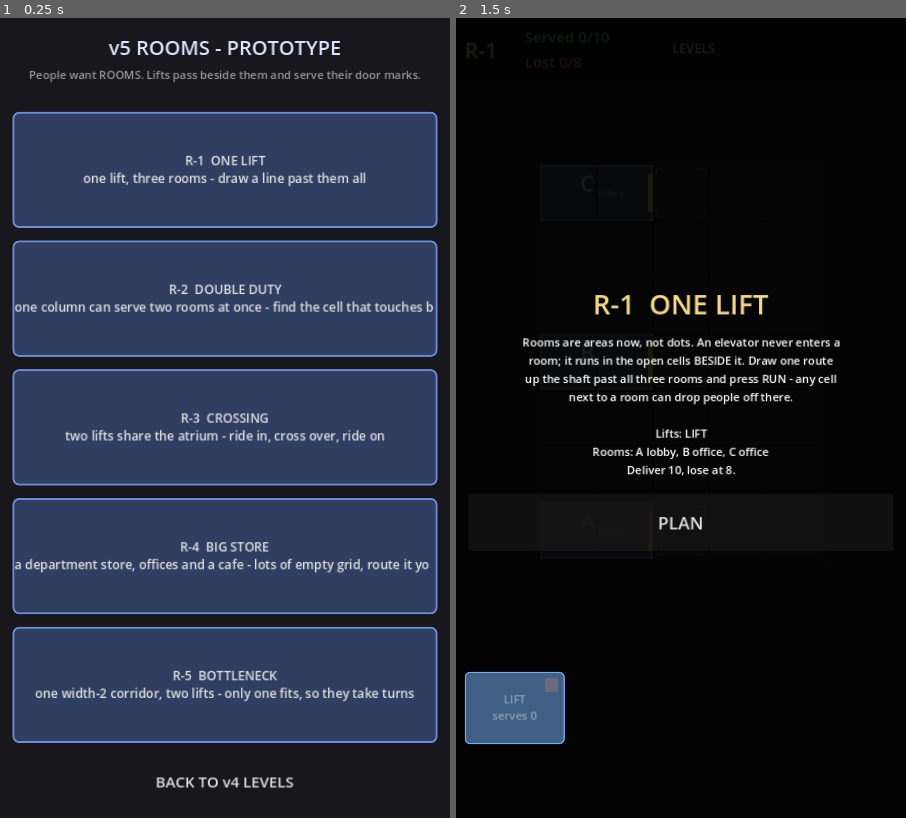
Above: before the commit, frames 1-2 (left to right).
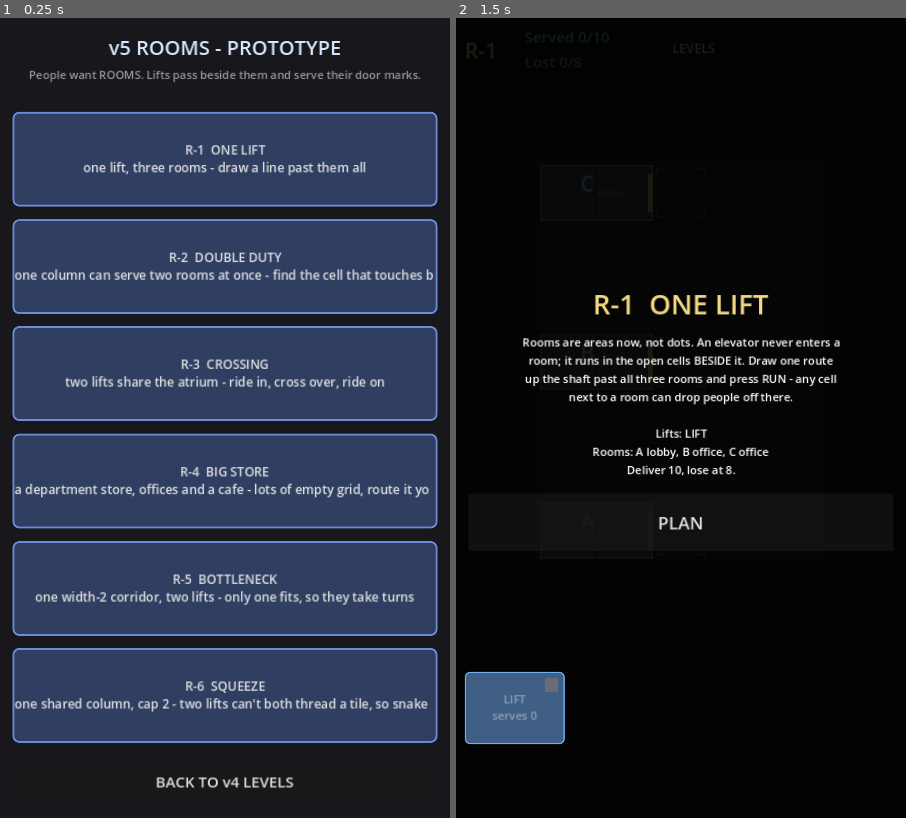
Above: after the commit, the same moments.

Repository: AlexEltonPym/elevator_game
Game: Godot game, scene res://scenes/v5_select.tscn
Same seed, same stepped clock (60 frames per second), same inputs: the game is played once before the commit and once after it. This scene is started directly instead of the project's main scene.
Inputs:
- Up to frame 1 (0.25 s): no input
- Up to frame 2 (1.5 s): click "R-1 ONE LIFT one lift, three …" at 0.5 s; click "LEVELS" at 1.25 s

The runs differ from the first frame. In frame 1, 24% of the frame differs, in the area x 2-98%, y 15-91%; in frame 2, nothing differs.

Commit message:
v5 phase 1: per-tile route-overlap width cap (1/2/3)
The Numberlink-style routing constraint. Each open tile can carry an
overlap_max in {1,2,3}; at commit the SUM of car-widths (pod1/normal2/
cargo3) of routes drawn through a tile must be <= its cap. Uncapped by
default, so existing levels are unchanged.

- Hard-refused at commit with a hint-line reason (like too-wide-corridor);
  clearing/redrawing frees the width back
- Magnetic drawing head treats an at-capacity tile as a wall for the
  selected car, so the cap is felt while dragging
- Capped tiles draw an amber border + per-tile pips filling in the
  covering routes' colours; separate from (composes with) the runtime
  corridor mutex
- New R-6 "Squeeze": interleaved A<->C / B<->D demand down a cap-2 column,
  so two width-2 lifts can't share a tile and must detour the open lane.
  Winnable
- v5 smoke ALL PASS incl OVERLAP CAP reject/accept/free; existing levels
  WIN, det=Y; v4 frozen (3552943357, balance 182)

Also docs/v5-transition-spec.md: the dual-measurement (soft-border vs
puzzle-solver), auto-classifier, and phased port+v4-removal plan.

Co-Authored-By: Claude Fable 5 <noreply@anthropic.com>

Diff:
--- a/scripts/v5/grid5.gd
+++ b/scripts/v5/grid5.gd
@@ -51,6 +51,16 @@
 static var _corridor_group_of := {} # Vector2i -> gi
 static var _corridor_group_width: Array = [] # gi -> narrowest cell width in group
 static var _corridors_dirty := true
+
+# Route-OVERLAP width cap (v5.1j, transition phase 1). A capped tile carries an
+# `overlap_max` in {1,2,3}: the SUM of the car-widths of all committed routes drawn
+# through it must be <= the cap. This is a STATIC, planning-time drawing limit
+# (enforced at commit + felt while drawing) — SEPARATE from the runtime corridor
+# mutex above (which caps car-widths physically PRESENT in a group each sim step).
+# The two compose: a tile may be both an overlap-capped tile and a corridor cell.
+# Default (un-annotated) tiles are uncapped, so all existing levels stay legal.
+const OVERLAP_UNCAPPED := 99
+static var _overlap_cap := {} # Vector2i -> overlap width cap (int)
 
 var game = null # main5.gd
 
@@ -91,6 +101,12 @@
 		var cw := int(co.get("width", DEFAULT_CORRIDOR_WIDTH))
 		for c in co.cells:
 			_corridor_width[c] = cw
+	# Overlap caps: each entry is {cells:Array[Vector2i], max:int} (default 2).
+	_overlap_cap = {}
+	for ov in level.get("overlaps", []):
+		var om := int(ov.get("max", 2))
+		for c in ov.cells:
+			_overlap_cap[c] = om
 	_room_of = {}
 	_rooms = []
 	_dock_of = {}
@@ -284,6 +300,18 @@
 	return w
 
 
+# ------------------------------------------------------------ overlap caps
+
+## The overlap width cap of a tile: the max SUM of car-widths of routes that may
+## be drawn through it. OVERLAP_UNCAPPED (a large number) for un-annotated tiles.
+static func overlap_cap(c: Vector2i) -> int:
+	return int(_overlap_cap.get(c, OVERLAP_UNCAPPED))
+
+
+static func is_overlap_capped(c: Vector2i) -> bool:
+	return _overlap_cap.has(c)
+
+
 static func _ensure_corridor_groups() -> void:
 	if not _corridors_dirty:
 		return
@@ -370,6 +398,8 @@
 			else:
 				draw_rect(rect, Color(0.175, 0.175, 0.21))
 				draw_rect(rect, Color(0, 0, 0, 0.18), false, 1.0)
+			if Grid5.is_overlap_capped(c):
+				draw_rect(rect, Color(0.86, 0.72, 0.34, 0.5), false, 2.0)
 	for id in Grid5._rooms.size():
 		_draw_room(id)
 	if game == null:
@@ -394,6 +424,7 @@
 			continue
 		_draw_route(route.cells, game.CARDS[i].color, i,
 				game.selected_card == i, route.served_rooms().size() < 2, route.closed)
+	_draw_overlap_caps()
 	# Live drag preview on top.
 	if game.drawing and game.stroke.size() > 0 and game.selected_card >= 0:
 		_draw_stroke_preview(game.stroke, game.CARDS[game.selected_card].color,
@@ -524,6 +555,35 @@
 		n += 1
 
 
+
+## Draw each capped tile's capacity as pips along the top: `cap` squares, filled in
+## a covering car's colour up to the summed route-width currently threaded through
+## it, empty for the room that remains. So the player sees the tight tiles fill up.
+func _draw_overlap_caps() -> void:
+	for c in Grid5._overlap_cap:
+		var cap: int = Grid5._overlap_cap[c]
+		var used := 0
+		var fill_col := Color(0.86, 0.72, 0.34)
+		for i in game.routes.size():
+			var r = game.routes[i]
+			if r != null and r.index_of(c) >= 0:
+				used += int(game.cars[i].width)
+				fill_col = game.CARDS[i].color
+		var rect := cell_rect(c)
+		var pip := 8.0
+		var gap := 3.0
+		var total := cap * pip + (cap - 1) * gap
+		var x0 := rect.position.x + (rect.size.x - total) / 2.0
+		var y := rect.position.y + 6.0
+		for k in cap:
+			var pr := Rect2(x0 + k * (pip + gap), y, pip, pip)
+			if k < used:
+				draw_rect(pr, Color(fill_col, 0.95))
+			else:
+				draw_rect(pr, Color(0.86, 0.72, 0.34, 0.22))
+			draw_rect(pr, Color(0.86, 0.72, 0.34, 0.7), false, 1.0)
+
+
 func _draw_route(cells: Array, col: Color, index: int, selected: bool, warn: bool,
 		closed := false) -> void:
 	var off := Vector2((index - 1) * 8.0, (index - 1) * 8.0)
--- a/scripts/v5/levels5.gd
+++ b/scripts/v5/levels5.gd
@@ -230,6 +230,45 @@
 			{"w": 0.20, "from": "D", "to": "C"},
 		],
 	},
+	{
+		"id": "R-6",
+		"name": "Squeeze",
+		"thesis": "one shared column, cap 2 - two lifts can't both thread a tile, so snake around",
+		"intro": "The centre column is CAPPED: the amber pips show how many lift-
+widths a tile can carry (2 here). A and C want one lift; B and D
+the other - but their doors interleave up the column, so the two
+routes cannot both run straight. Thread one lift out into the
+open right lane to squeeze past the other.",
+		"cols": 5, "rows": 7,
+		"overlaps": [
+			{"cells": [Vector2i(2, 0), Vector2i(2, 1), Vector2i(2, 2), Vector2i(2, 3),
+					Vector2i(2, 4), Vector2i(2, 5), Vector2i(2, 6)], "max": 2},
+		],
+		"rooms": [
+			{"type": "lobby", "cells": [Vector2i(0, 0), Vector2i(1, 0)],
+					"drops": [{"cell": Vector2i(1, 0), "dir": R}]},
+			{"type": "office", "cells": [Vector2i(0, 2), Vector2i(1, 2)],
+					"drops": [{"cell": Vector2i(1, 2), "dir": R}]},
+			{"type": "office", "cells": [Vector2i(0, 4), Vector2i(1, 4)],
+					"drops": [{"cell": Vector2i(1, 4), "dir": R}]},
+			{"type": "office", "cells": [Vector2i(0, 6), Vector2i(1, 6)],
+					"drops": [{"cell": Vector2i(1, 6), "dir": R}]},
+		],
+		"cards": [
+			{"name": "LIFT 1", "type": "standard", "color": COL_A},
+			{"name": "LIFT 2", "type": "standard", "color": COL_B},
+		],
+		"quota": 10, "max_lost": 8,
+		"spawn": {"interval_start": 2.8, "interval_end": 2.3, "ramp": 55.0,
+				"burst_min": 1, "burst_max": 2, "gap": 0.9},
+		"mix": {"visitor": 1.0},
+		"trips": [
+			{"w": 0.30, "from": "A", "to": "C"},
+			{"w": 0.20, "from": "C", "to": "A"},
+			{"w": 0.30, "from": "B", "to": "D"},
+			{"w": 0.20, "from": "D", "to": "B"},
+		],
+	},
 ]
 
 
--- a/scripts/v5/main5.gd
+++ b/scripts/v5/main5.gd
@@ -375,9 +375,28 @@
 	stroke_closed = false
 
 
-## True when the selected card may draw through `cell`: an open, routable cell.
+## True when the selected card may draw through `cell`: an open, routable cell
+## that still has overlap capacity for THIS car's width (a capped tile already
+## full for the selected car reads as a wall — felt as resistance, like corridors).
 func _drawable(cell: Vector2i) -> bool:
-	return Grid5.passable(cell)
+	if not Grid5.passable(cell):
+		return false
+	if selected_card < 0:
+		return true
+	return _overlap_used(cell, selected_card) + cars[selected_card].width \
+			<= Grid5.overlap_cap(cell)
+
+
+## Summed car-width of every committed route (except route `except_i`) drawn
+## through `cell` — how much of the tile's overlap cap is already spent.
+func _overlap_used(cell: Vector2i, except_i: int) -> int:
+	var used := 0
+	for j in routes.size():
+		if j == except_i or routes[j] == null:
+			continue
+		if routes[j].index_of(cell) >= 0:
+			used += cars[j].width
+	return used
 
 
 # ---------------------------------------------------------------- route edits
@@ -391,6 +410,14 @@
 		var err := Route5.validate(cells, closed and cells.size() >= 4)
 		if err == "" and Grid5.route_min_corridor_width(cells) < cars[i].width:
 			err = "too wide for that corridor"
+		if err == "":
+			# Overlap cap: this route's width plus the OTHER committed routes' widths
+			# through any capped tile must not exceed that tile's cap (Numberlink-
+			# style drawing limit; frees back on clear because routes[i] is replaced).
+			for c in cells:
+				if _overlap_used(c, i) + cars[i].width > Grid5.overlap_cap(c):
+					err = "no room to thread through %s" % str(c)
+					break
 		if err != "":
 			push_error("commit_route(%d) rejected: %s" % [i, err])
 			reject_card = i
--- a/tests/v5_smoke.gd
+++ b/tests/v5_smoke.gd
@@ -48,6 +48,11 @@
 		"R-5":
 			return [_c([[2,0],[2,1],[2,2],[2,3],[2,4],[2,5],[2,6]]),
 					_c([[3,0],[3,1],[3,2],[2,2],[2,3],[2,4],[3,4],[3,5],[3,6]])]
+		"R-6":
+			# Interleaved doors + a cap-2 centre column force a snake: LIFT 1 serves
+			# A+C detouring out the right lane, LIFT 2 serves B+D (both x=2-disjoint).
+			return [_c([[2,0],[3,0],[3,1],[3,2],[3,3],[3,4],[2,4]]),
+					_c([[2,2],[3,2],[3,3],[3,4],[3,5],[3,6],[2,6]])]
 	return []
 
 
@@ -58,7 +63,43 @@
 			return [3]
 		"R-5":
 			return [2, 2]
+		"R-6":
+			return [2, 2]
 	return []
+
+
+## The overlap-cap drawing limit on R-6's cap-2 centre column: (a) a legal route is
+## accepted, (b) a route pushing a tile over its cap is REFUSED, (c) clearing the
+## first route frees the width so the same route is then accepted.
+func _overlap_test() -> bool:
+	var idx := -1
+	for i in Levels5.LEVELS.size():
+		if str(Levels5.LEVELS[i].id) == "R-6":
+			idx = i
+	if idx < 0:
+		print("  overlap: R-6 not found **FAIL**")
+		return false
+	Levels5.current = idx
+	Levels5.headless = true
+	var node = load("res://scenes/v5_main.tscn").instantiate()
+	node.headless = true
+	root.add_child(node)
+	node.to_plan()
+	var ok := true
+	var l1 := _c([[2,0],[2,1],[2,2],[2,3],[2,4]]) # straight, legal alone (cap 2)
+	var l2 := _c([[2,2],[2,3],[2,4],[2,5],[2,6]]) # overlaps l1 at 2,2/2,3/2,4
+	if not node.commit_route(0, l1, false):
+		ok = false
+		print("  overlap: (b) legal L1 was rejected **FAIL**")
+	if node.commit_route(1, l2, false):
+		ok = false
+		print("  overlap: over-cap L2 was accepted **FAIL**")
+	node.commit_route(0, [], false) # clear L1, freeing its width
+	if not node.commit_route(1, l2, false):
+		ok = false
+		print("  overlap: L2 still rejected after clearing L1 (width not freed) **FAIL**")
+	node.free()
+	return ok
 
 
 ## Run one level once from a fresh scene; return stats + a determinism signature
@@ -164,6 +205,12 @@
 func _process(_delta: float) -> bool:
 	if _i >= Levels5.LEVELS.size():
 		print("---------------------------------------------------------------")
+		# Overlap-cap mechanic: reject over-cap, accept legal, free width on clear.
+		if _overlap_test():
+			print("OVERLAP CAP: reject/accept/free OK")
+		else:
+			_fail += 1
+			print("OVERLAP CAP  **FAIL**")
 		# Reactivation (real between-trip demand) must run in headless at least once.
 		if _reacts == 0:
 			_fail += 1
Not shown, added: docs/v5-transition-spec.md
